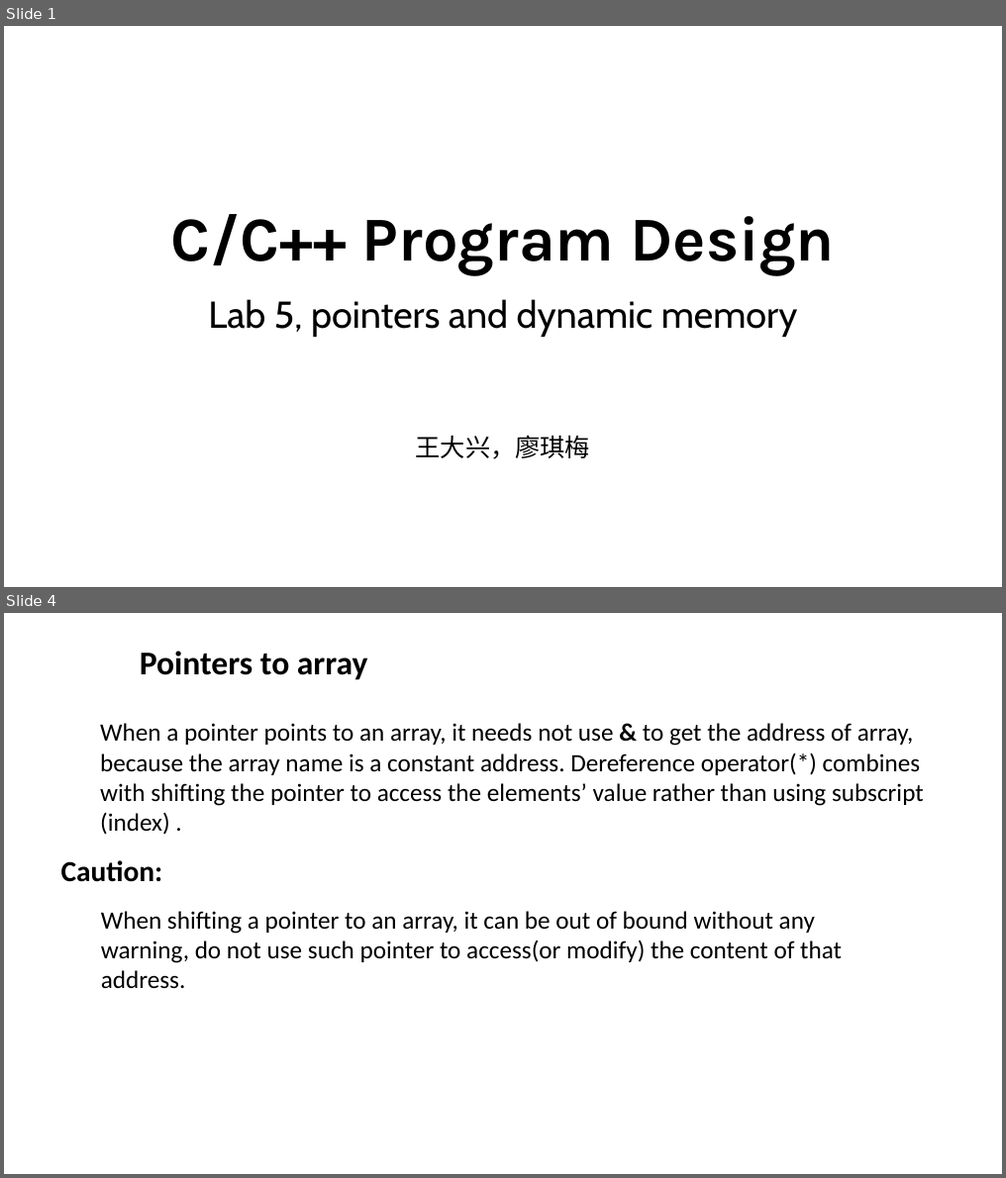
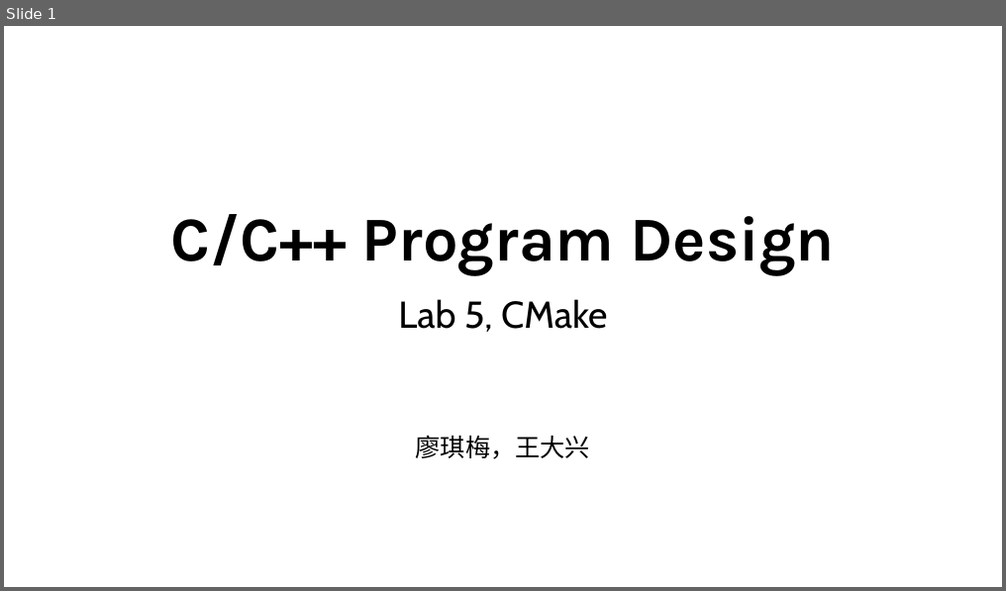
Before and after one commit to ShiqiYu/CPP, a slide deck: week05/Lab05.pptx. Shown one above the other, each under a label of ours: slides 1 and 4 before the commit, slide 1 after it; the slides between them are not shown. The pictures are 1006x1178 and 1006x591 pixels, drawn with LibreOffice and Linux fonts; fonts in the diff are those of the drawing; background and template pictures are left out. Boxes give left, top, right and bottom in pixels: in the first picture for what was removed or moved away, otherwise in the second. Text is boxed around its words. In the diff, an @@ line names an element or a change of style, - is before the commit and + after.

```diff
--- a/week05/Lab05.pptx
+++ b/week05/Lab05.pptx
@@ slide 4 removed at (x1=4, y1=613, x2=1002, y2=1174), background #FFFFFF @@
@@ text removed at (x1=140, y1=651, x2=368, y2=680) @@
-Pointers to array
@@ text removed at (x1=100, y1=723, x2=924, y2=835) @@
-When a pointer points to an array, it needs not use & to get the address of array, because the array name is a constant address. Dereference operator(*) combines with shifting the pointer to access the elements’ value rather than using subscript (index) .
@@ text removed at (x1=61, y1=861, x2=163, y2=882) @@
-Caution:
@@ text removed at (x1=101, y1=911, x2=842, y2=963) @@
-When shifting a pointer to an array, it can be out of bound without any warning, do not use such pointer to access(or modify) the content of that address.
@@ slide 1 changed as well @@
@@ subtitle at (x1=398, y1=299, x2=607, y2=460): text changed @@
-Lab 5, pointers and dynamic memory
-王大兴，廖琪梅
+Lab 5, CMake
+廖琪梅，王大兴
```
Also in this commit, not shown: 1 other slide changed, 16 slides added, 23 other slides removed.
